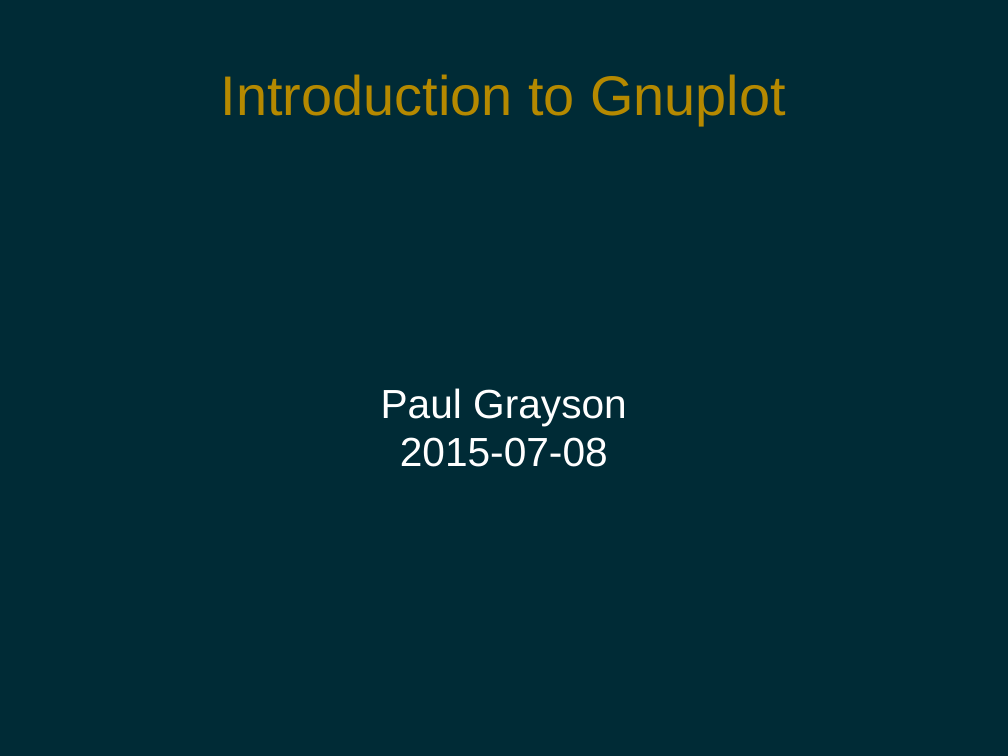
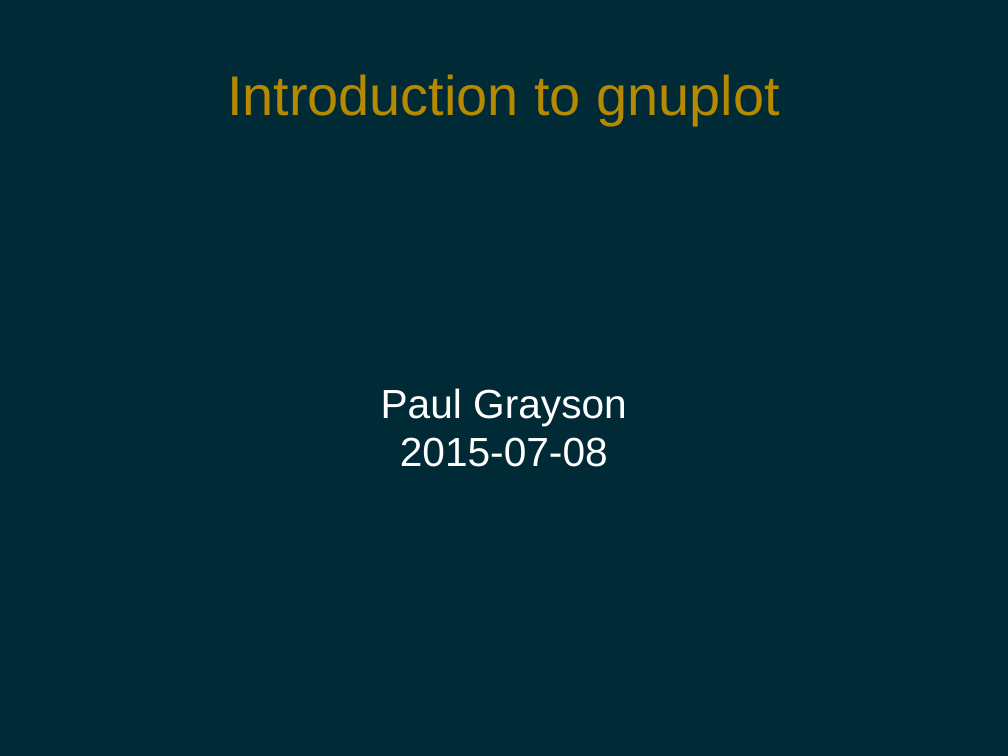
Before and after one commit to pdg137/gnuplot-pres, a slide deck: slide 1 of gnuplot.odp. Drawn at 1008x756 pixels with LibreOffice and Linux fonts; fonts in the diff are those of the drawing. Boxes give left, top, right and bottom in pixels: in the first picture for what was removed or moved away, otherwise in the second. Text is boxed around its words. In the diff, an @@ line names an element or a change of style, - is before the commit and + after.

```diff
--- a/gnuplot.odp
+++ b/gnuplot.odp
@@ title at (227, 74, 779, 125): text changed @@
-Introduction to Gnuplot
+Introduction to gnuplot
```
Also in this commit, not shown: 8 other slides changed, 2 slides added.
